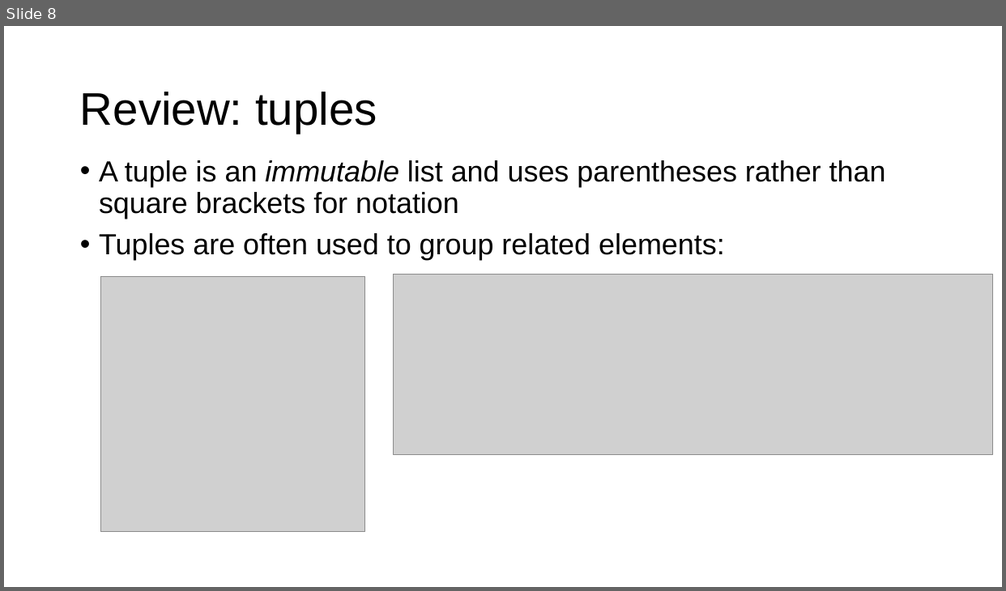
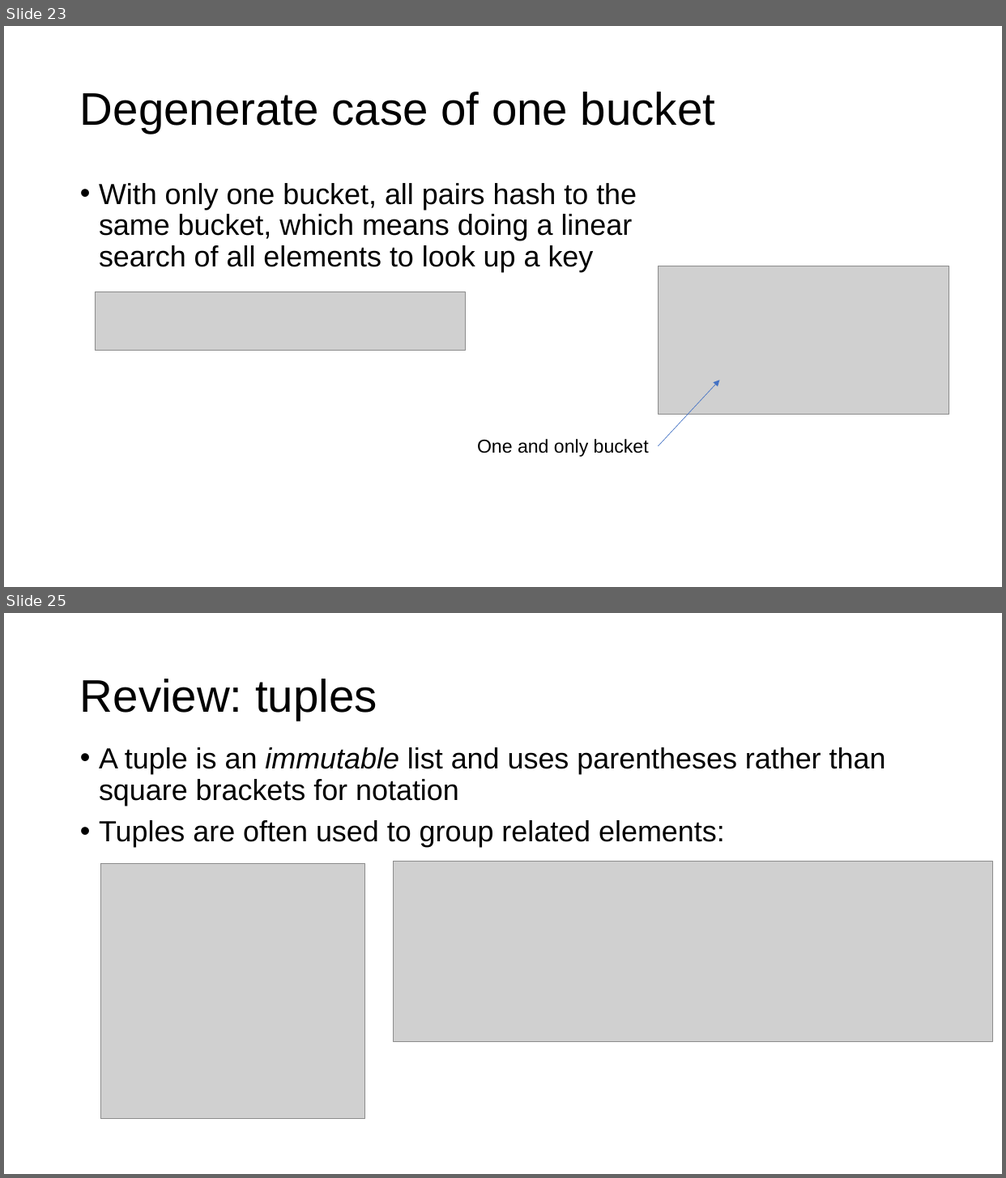
Before and after one commit to parrt/msds692, a slide deck: notes/hashtable.pptx. Shown one above the other, each under a label of ours: slide 8 before the commit, slides 23 and 25 after it; the slides between them are not shown. The pictures are 1006x591 and 1006x1178 pixels, drawn with LibreOffice and Linux fonts; fonts in the diff are those of the drawing; grey boxes stand for pictures; background and template pictures are left out. Boxes give left, top, right and bottom in pixels: in the first picture for what was removed or moved away, otherwise in the second. Text is boxed around its words. In the diff, an @@ line names an element or a change of style, - is before the commit and + after.

```diff
--- a/notes/hashtable.pptx
+++ b/notes/hashtable.pptx
@@ slide 23 added at [4,26,1002,587], background #FFFFFF @@
@@ title added at [80,92,715,133], 44 pt, text #000000 @@
+Degenerate case of one bucket
@@ text added at [99,183,637,272], 28 pt, text #000000 @@
+• With only one bucket, all pairs hash to the same bucket, which means doing a linear search of all elements to look up a key
@@ picture added at [658,267,949,416] @@
@@ picture added at [96,292,465,350] @@
@@ arrow added from (658, 446) to (720, 380), #4472C4 0.5 pt @@
@@ text added at [477,439,649,457], 18 pt, text #000000 @@
+One and only bucket
@@ what was slide 8 is now slide 25 @@
```
Also in this commit, not shown: 3 slides changed, 21 other slides added, 2 slides removed, 3 other files.
